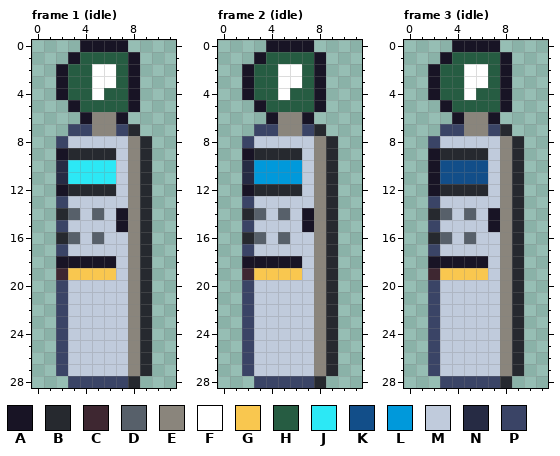
File history of a pixel-art file, art/roadside/curb-pay-station@56.aseprite. Above is the file before it was changed.
12x29 pixels, 4 frames. Shown: frame 1 (idle), frame 2 (idle), frame 3 (idle). The commit also changed other frames, which this record leaves out.
Palette (. is transparent): A #181425  B #26292f  C #3e2731  D #57606a  E #8a857c  F #ffffff  G #f9c74f  H #265c42  J #2ce8f5  K #124e89  L #0099db  M #c0cbdc  N #262b44  P #3a4466
Pixels before, frame 1 (idle), first column x 2:
 0 ..AAAA..
 1 .AHHHHA.
 2 AHHFFHA.
 3 AHHFFHA.
 4 AHHFHHA.
 5 .AHHHHA.
 6 ..AEEA..
 7 .PPEEPB.
 8 PMMMMMEB
 9 ABBBBMEB
10 NJJJJMEB
11 NJJJJMEB
12 ABBBBMEB
13 PMMMMMEB
14 BDMDMAEB
15 PMMMMAEB
16 BDMDMMEB
17 PMMMMMEB
18 AAAAAMEB
19 CGGGGMEB
20 PMMMMMEB
21 PMMMMMEB
22 PMMMMMEB
23 PMMMMMEB
24 PMMMMMEB
25 PMMMMMEB
26 PMMMMMEB
27 PMMMMMEB
28 .PPPPPB.
Pixels before, frame 2 (idle), first column x 2:
 0 ..AAAA..
 1 .AHHHHA.
 2 AHHFFHA.
 3 AHHFFHA.
 4 AHHFHHA.
 5 .AHHHHA.
 6 ..AEEA..
 7 .PPEEPB.
 8 PMMMMMEB
 9 ABBBBMEB
10 NLLLLMEB
11 NLLLLMEB
12 ABBBBMEB
13 PMMMMMEB
14 BDMDMAEB
15 PMMMMAEB
16 BDMDMMEB
17 PMMMMMEB
18 AAAAAMEB
19 CGGGGMEB
20 PMMMMMEB
21 PMMMMMEB
22 PMMMMMEB
23 PMMMMMEB
24 PMMMMMEB
25 PMMMMMEB
26 PMMMMMEB
27 PMMMMMEB
28 .PPPPPB.
Pixels before, frame 3 (idle), first column x 2:
 0 ..AAAA..
 1 .AHHHHA.
 2 AHHFFHA.
 3 AHHFFHA.
 4 AHHFHHA.
 5 .AHHHHA.
 6 ..AEEA..
 7 .PPEEPB.
 8 PMMMMMEB
 9 ABBBBMEB
10 AKKKKMEB
11 AKKKKMEB
12 ABBBBMEB
13 PMMMMMEB
14 BDMDMAEB
15 PMMMMAEB
16 BDMDMMEB
17 PMMMMMEB
18 AAAAAMEB
19 CGGGGMEB
20 PMMMMMEB
21 PMMMMMEB
22 PMMMMMEB
23 PMMMMMEB
24 PMMMMMEB
25 PMMMMMEB
26 PMMMMMEB
27 PMMMMMEB
28 .PPPPPB.
Now the later version:
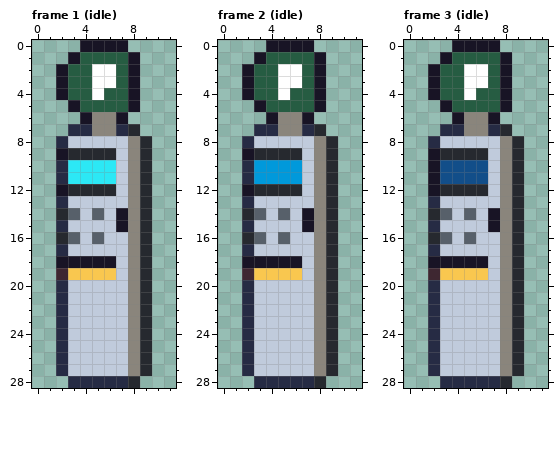
The edit:
Changed rows in their new state; - is an unchanged pixel.
Frame 1 (idle):
first column x 2:
 7 -NN--N
 8 N-----
first column x 2:
13 N-----
15 N-----
17 N-----
20 N-----
21 N-----
22 N-----
23 N-----
24 N-----
25 N-----
26 N-----
27 N-----
28 -NNNNN
Frame 2 (idle): the same change as frame 1 (idle)
Frame 3 (idle): the same change as frame 1 (idle)
